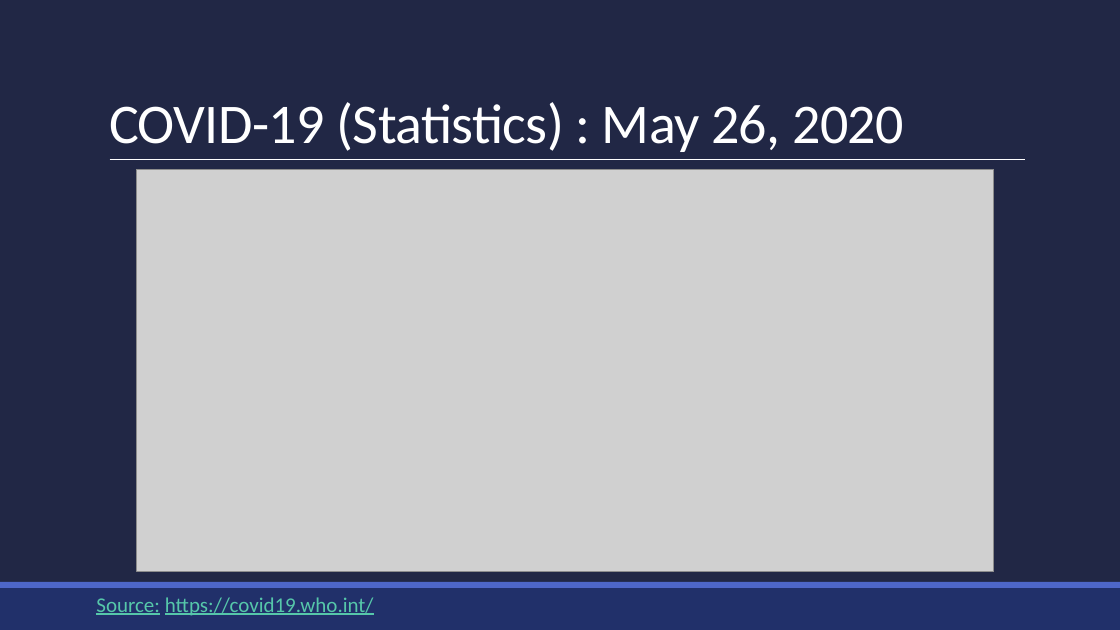
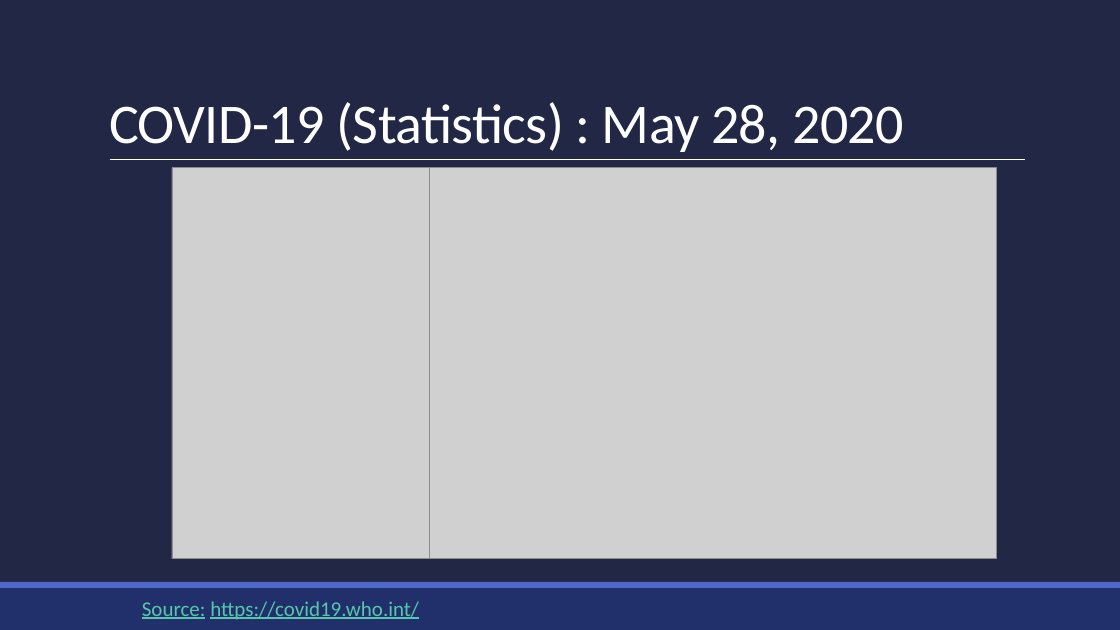
Before and after one commit to praveenraghuvanshi/tech-sessions, a slide deck: slide 5 of 31052020-virtualmlnet/virtualmlnet-2020.pptx. Drawn at 1120x630 pixels with LibreOffice and Linux fonts; fonts in the diff are those of the drawing; grey boxes stand for pictures. Boxes give left, top, right and bottom in pixels: in the first picture for what was removed or moved away, otherwise in the second. Text is boxed around its words. In the diff, an @@ line names an element or a change of style, - is before the commit and + after.

```diff
--- a/31052020-virtualmlnet/virtualmlnet-2020.pptx
+++ b/31052020-virtualmlnet/virtualmlnet-2020.pptx
@@ title at [109,102,904,152]: text changed @@
-COVID-19 (Statistics) : May 26, 2020
+COVID-19 (Statistics) : May 28, 2020
@@ picture: place and size @@
-picture at [137,169,994,572]
+picture at [172,168,996,560]
@@ picture added at [172,168,429,560] @@
@@ text "Source: https://covid19.who.int/": place and size @@
-text "Source: https://covid19.who.int/" at [96,597,374,616]
+text "Source: https://covid19.who.int/" at [142,601,419,620]
```
Also in this commit, not shown: 1 other slide changed, 2 other files.
